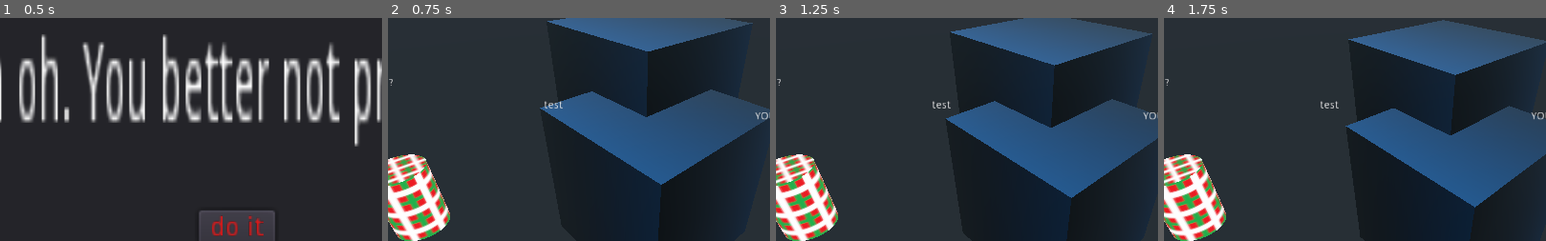
Above: before the commit, frames 1-4 (left to right).
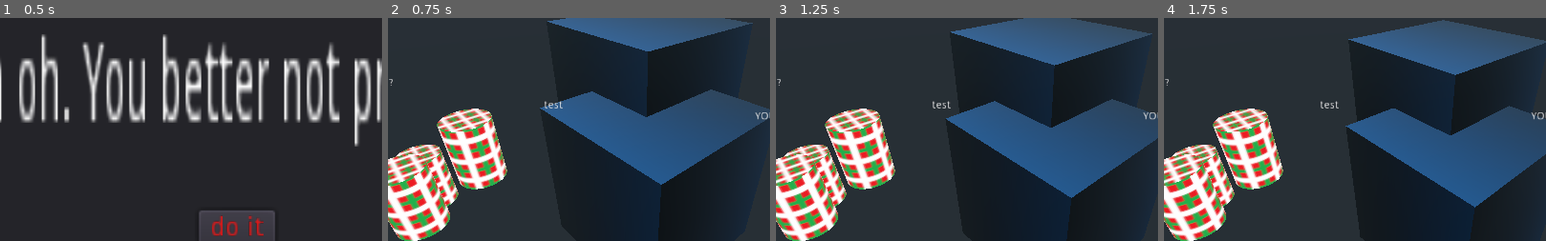
Above: after the commit, the same moments.

Repository: peter201943/GD-Test
Game: Godot game, scene res://Scenes/Level.tscn
The game is run twice, just before and just after one commit, with the same random seed, the same clock (stepped at 60 frames per second) and the same inputs.
Inputs:
- Up to frame 1 (0.5 s): no input
- Up to frame 2 (0.75 s): click "do it" at 0.5 s
- Up to frame 3 (1.25 s): no input
- Up to frame 4 (1.75 s): click "yup" at 1.25 s
The pictures show only the part of the screen within x 18-68%, y 18-68%; the shares and areas given below are measured in that part.

Frame 1 is identical in both runs. In frame 2, 6.1% of the frame differs, in the area x 2-32%, y 40-85%; in frame 3, 6.1%; in frame 4, 6.1%.

Commit message:
omagerd they squawkgit add .git add .

Diff:
--- a/Scenes/BOID.gd
+++ b/Scenes/BOID.gd
@@ -1,3 +1,5 @@
+
+
 
 
 class_name Boid
@@ -7,17 +9,28 @@
 # https://docs.godotengine.org/en/stable/getting_started/step_by_step/scripting_continued.html
 
 
+
+
 const MAX_PEERS := 5
 const PEER_RANGE := 10
 const MOVE_SPEED := 5
 
 
+
+
 var peers = []
 var direction = Vector3(1,1,1)
+var squawk_timer = Timer.new()
+
+
 
 
 func _ready() -> void:
 	# Boid needs to find other boids (assume no more boids are dynamically added)
+	squawk_timer.set_wait_time(0.1)
+	squawk_timer.set_one_shot(true)
+	squawk_timer.connect("timeout",self,"_swarm_squawk")
+	self.add_child(squawk_timer)
 	add_to_group("boids")
 	self._squawk()
 
@@ -26,30 +39,49 @@
 	_boid_behavior()
 
 
+
+
 func _boid_behavior() -> void:
 	# Boid behavior is complex set of smaller behaviors
 	_get_peers()
 	_get_flock_direction()
 	_set_direction()
-	_swarm_squawk()
+	_random_squawk()
+
 
 func _get_flock_direction() -> void:
 	# For all the nearby boids, get their normal, and sum the normals to get this boid's new direction
 	for boid in peers:
 		direction += boid.direction
 
+
 func _get_peers() -> void:
-	pass
+	var temp_peers = get_tree().get_nodes_in_group("boids")
+	for boid in temp_peers:
+		if (Vector3(self.translation - boid.translation).length() < PEER_RANGE):
+			peers.append(boid)
+
 
 func _set_direction() -> void:
 	# Moves the boid in the specified direction
+	# Also rotates the body
 	pass
 
-func _swarm_squawk() -> void:
+
+func _random_squawk() -> void:
 	# Randomly decides whether the swarm will squawk
-	# Every 2 seconds, there is a 25% chance of squawking
+	# Every 2 seconds, there is a 25% chance of squawking -- at least, I tried -- not true anymore, btw
 	if randi()%222+1 == 2:
-		get_tree().call_group("boids","_squawk")
+		self._squawk()
+		squawk_timer.start()
+		yield(squawk_timer, "timeout")
+
+
+func _swarm_squawk():
+	# Makes the rest of the swarm squawk in response
+	print(" ")
+	get_tree().call_group("boids","_squawk")
+
 
 func _squawk() -> void:
 	# Any boid can request other boids to squawk (signal)
--- a/Scenes/Squawk.gd
+++ b/Scenes/Squawk.gd
@@ -1,4 +1,14 @@
 extends AudioStreamPlayer3D
 
 func _squawk():
+	var t = Timer.new()
+	t.set_wait_time(randf()*0.5)
+	t.set_one_shot(true)
+	t.connect("timeout",self,"_real_squawk")
+	self.add_child(t)
+	t.start()
+	yield(t,"timeout")
+	t.queue_free()
+
+func _real_squawk():
 	play()
--- a/Scenes/boid swarm.tscn
+++ b/Scenes/boid swarm.tscn
@@ -7,3 +7,13 @@
 [node name="BOID BODY" parent="." groups=[
 "boids",
 ] instance=ExtResource( 1 )]
+
+[node name="BOID BODY2" parent="." groups=[
+"boids",
+] instance=ExtResource( 1 )]
+transform = Transform( 0.3, 0, 0, 0, 0.417577, 0, 0, 0, 0.3, 0.309373, -0.460292, -1.05181 )
+
+[node name="BOID BODY3" parent="." groups=[
+"boids",
+] instance=ExtResource( 1 )]
+transform = Transform( 0.3, 0, 0, 0, 0.417577, 0, 0, 0, 0.3, 0.840998, 0.325621, 0 )
--- a/Scripts/TIMER.gd
+++ b/Scripts/TIMER.gd
@@ -4,7 +4,23 @@
 
 func _ready():
 	time = 0.0
+	_test_timer()
 
 func _process(delta):
 	time += delta
 	self.text = str(time)
+
+func _test_timer():
+	print("TIMER: Called")
+	var t = Timer.new()
+	t.set_wait_time(1)
+	t.set_one_shot(true)
+	t.connect("timeout",self,"my_timeout")
+	self.add_child(t)
+	t.start()
+	print("TIMER: Starting")
+	yield(t,"timeout")
+	t.queue_free()
+
+func my_timeout():
+	print("TIMER: I DID IT!!!")
Not shown, changed: Docs/NOTES.md
